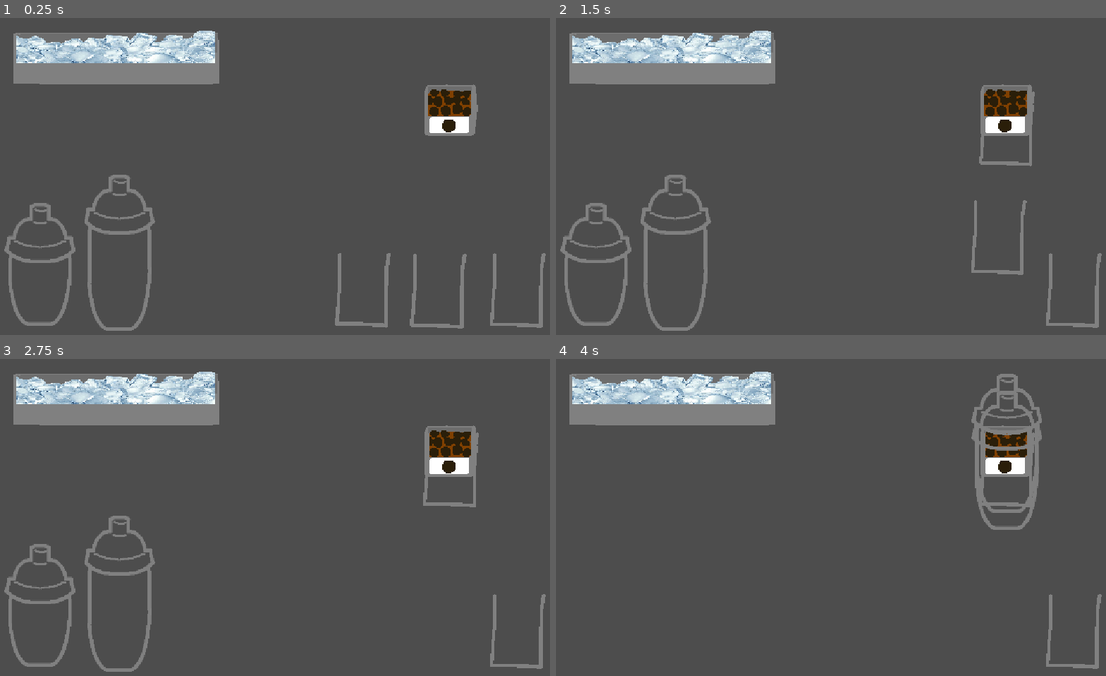
Above: before the commit, frames 1-4 (two rows, left to right).
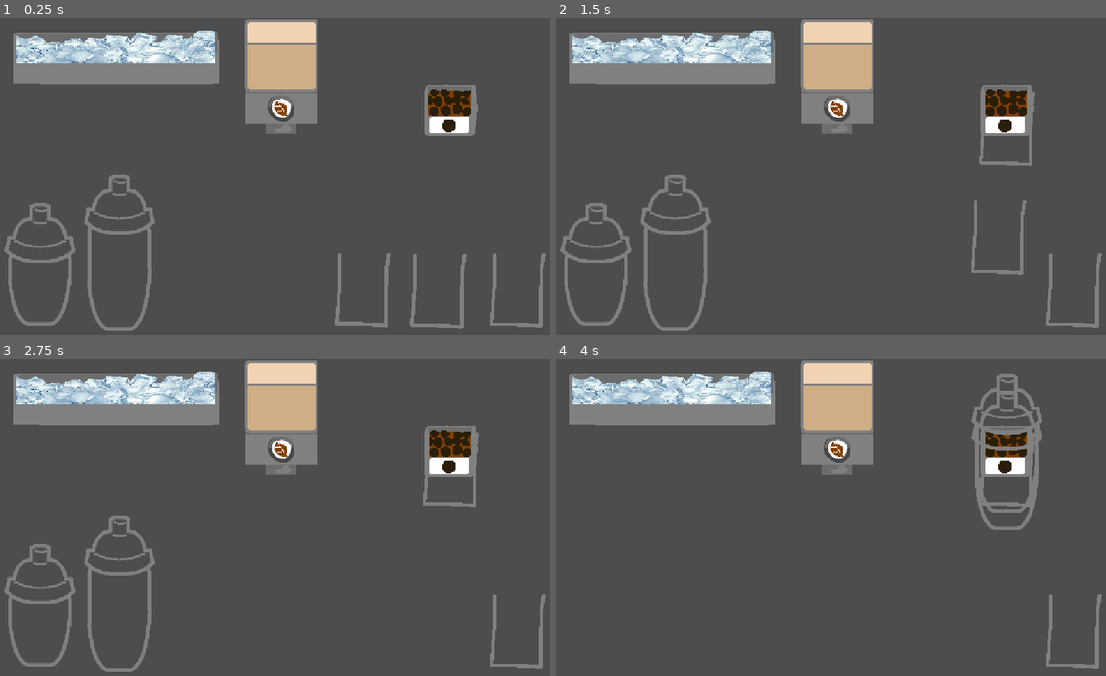
Above: after the commit, the same moments.

Repository: kimypham/bobatea
Game: Godot game, scene res://main.tscn
Two runs of this game, one before a commit and one after it. Both use one fixed random seed, a clock stepped at 60 frames per second and the inputs below.
Inputs (mouse positions are in pixels of both pictures, inside the frame that each line leads up to):
- Up to frame 1 (0.25 s): no input
- Up to frame 2 (1.5 s): tap Enter at 0.5 s; drag from (919, 271) to (1007, 109) at 0.52 s; tap Space at 1.25 s; drag from (996, 274) to (1007, 109) at 1.27 s
- Up to frame 3 (2.75 s): tap Enter at 2 s; move the mouse to (517, 612) at 2.02 s; click (517, 612) at 2.17 s
- Up to frame 4 (4 s): tap Space at 2.75 s; drag from (594, 580) to (1007, 450) at 2.77 s; tap Enter at 3.5 s; drag from (677, 580) to (1007, 450) at 3.52 s

The runs differ from the first frame. In frame 1, 4.4% of the frame differs, in the area x 44-58%, y 0-37%; in frame 2, 4.4%, in the area x 44-79%, y 0-37%; in frame 3, 4.4%; in frame 4, 4.4%.

Commit message:
create machine sprites, add snapping for machine, show pouring animation when clicking button

Diff:
--- /dev/null
+++ b/machine.gd
@@ -0,0 +1,42 @@
+extends Node2D
+
+var is_occupied := false
+
+# Pouring state
+var is_pouring := false
+var pour_height := 0.0
+const POUR_SPEED := 1500.0      # pixels per second
+const POUR_MAX_HEIGHT := 330.0 # how tall the liquid gets
+const POUR_WIDTH := 25.0       # width of the stream
+
+@onready var hitbox = $Hitbox
+
+func _ready():
+	hitbox.connect("clicked", _on_clicked)
+
+func _on_clicked():
+	is_pouring = true
+	print("is pouring")
+
+func _process(delta):
+	if is_pouring:
+		pour_height = min(pour_height + POUR_SPEED * delta, POUR_MAX_HEIGHT)
+		queue_redraw()
+
+func _draw():
+	if is_pouring or pour_height > 0:
+		var pour_origin = Vector2(0, 60)
+		var rect = Rect2(
+			pour_origin.x - POUR_WIDTH / 2,
+			pour_origin.y,
+			POUR_WIDTH,
+			pour_height
+		)
+		draw_rect(rect, Color("#D0AE84"))
+
+func _unhandled_input(event):
+	if event is InputEventMouseButton and event.button_index == MOUSE_BUTTON_LEFT and not event.pressed:
+		if is_pouring:
+			is_pouring = false
+			pour_height = 0.0
+			queue_redraw()
--- /dev/null
+++ b/machine.tscn
@@ -0,0 +1,35 @@
+[gd_scene load_steps=7 format=3 uid="uid://bxxpx6twfulea"]
+
+[ext_resource type="Texture2D" uid="uid://rfd0gscp0clx" path="res://art/machine-main.png" id="1_6a4ke"]
+[ext_resource type="Script" uid="uid://uifvw7qk55x5" path="res://machine.gd" id="1_ioi8x"]
+[ext_resource type="Texture2D" uid="uid://bb2b1p2v2872x" path="res://art/machine-button-oolong.png" id="2_q015e"]
+[ext_resource type="Texture2D" uid="uid://ccjaksvccyt0g" path="res://art/machine-container-oolong.png" id="3_loq51"]
+[ext_resource type="Script" uid="uid://vha74w1et0b0" path="res://hitbox.gd" id="4_loq51"]
+
+[sub_resource type="RectangleShape2D" id="RectangleShape2D_ioi8x"]
+size = Vector2(56, 61)
+
+[node name="Machine" type="Node2D"]
+script = ExtResource("1_ioi8x")
+
+[node name="BodySprite" type="Sprite2D" parent="."]
+texture = ExtResource("1_6a4ke")
+
+[node name="ButtonSprite" type="Sprite2D" parent="."]
+position = Vector2(0, 13)
+texture = ExtResource("2_q015e")
+
+[node name="ContainerSprite" type="Sprite2D" parent="."]
+position = Vector2(0, -95)
+texture = ExtResource("3_loq51")
+
+[node name="Hitbox" type="Area2D" parent="."]
+position = Vector2(0, 13)
+script = ExtResource("4_loq51")
+
+[node name="ButtonHitbox" type="CollisionShape2D" parent="Hitbox"]
+position = Vector2(-1, -0.5)
+shape = SubResource("RectangleShape2D_ioi8x")
+
+[node name="SnapPoint" type="Marker2D" parent="."]
+position = Vector2(1, 234)
--- a/main.tscn
+++ b/main.tscn
@@ -1,10 +1,11 @@
-[gd_scene load_steps=6 format=3 uid="uid://dneyoanlmecqq"]
+[gd_scene load_steps=7 format=3 uid="uid://dneyoanlmecqq"]
 
 [ext_resource type="PackedScene" uid="uid://vlmr0j1ad5u8" path="res://cup.tscn" id="1_ig7tw"]
 [ext_resource type="PackedScene" uid="uid://c4wqtd8g2jel5" path="res://container.tscn" id="2_0xm2m"]
 [ext_resource type="Script" uid="uid://dlsj4u6utq02v" path="res://tool_manager.gd" id="4_1bvp3"]
 [ext_resource type="PackedScene" uid="uid://clg65vd208ch1" path="res://shaker.tscn" id="5_272bh"]
 [ext_resource type="PackedScene" uid="uid://jkmymv51iir3" path="res://scoop_home.tscn" id="5_lquwl"]
+[ext_resource type="PackedScene" uid="uid://bxxpx6twfulea" path="res://machine.tscn" id="6_7mycd"]
 
 [node name="Main" type="Node"]
 
@@ -12,6 +13,7 @@
 position = Vector2(753, 554)
 
 [node name="ContainerPearl" parent="." instance=ExtResource("2_0xm2m")]
+z_index = -1
 position = Vector2(933, 188)
 
 [node name="ToolManager" type="Node" parent="."]
@@ -27,13 +29,20 @@
 visible = false
 position = Vector2(885, 303)
 
-[node name="Shaker" parent="." instance=ExtResource("5_272bh")]
+[node name="Shaker" parent="." node_paths=PackedStringArray("snap_target") instance=ExtResource("5_272bh")]
 position = Vector2(94, 502)
+snap_target = NodePath("../Machine")
 
-[node name="ShakerLarge" parent="." instance=ExtResource("5_272bh")]
+[node name="ShakerLarge" parent="." node_paths=PackedStringArray("snap_target") instance=ExtResource("5_272bh")]
 position = Vector2(256, 478)
 shaker_size = "large"
+snap_target = NodePath("../Machine")
 
 [node name="ContainerIce" parent="." instance=ExtResource("2_0xm2m")]
+z_index = -1
 position = Vector2(249, 79)
 contains = "ice"
+
+[node name="Machine" parent="." instance=ExtResource("6_7mycd")]
+z_index = -1
+position = Vector2(587, 171)
--- a/shaker.gd
+++ b/shaker.gd
@@ -34,6 +34,11 @@
 const base_y_regular = 90     # starting Y position inside the cup (adjust to sit at the bottom)
 const base_y_large = 125
 
+@export var snap_target: Node2D = null
+var snap_radius := 80.0                  # how close before it snaps (pixels)
+var is_snapped := false
+
+
 func _ready():
 	var shape = hitbox_shape.shape.duplicate()
 	hitbox_shape.shape = shape
@@ -60,6 +65,10 @@
 			# No scoop → start dragging
 			is_dragging = true
 			#mouse_offset = get_global_mouse_position() - global_position
+
+			if is_snapped:
+				is_snapped = false   # unsnap
+				snap_target.is_occupied = false
 		ToolManager.Tool.SCOOP:
 			# Scoop active → change cursor & cup sprite, no dragging
 			ToolManager.scoop_press()
@@ -75,11 +84,23 @@
 		# Stop dragging if dragging
 		if is_dragging:
 			is_dragging = false
+			_try_snap()
 
 		# Always release scoop cursor if scoop tool is active
 		var current_tool = ToolManager.current_tool
 		if current_tool != ToolManager.Tool.NONE:
 			ToolManager.scoop_release()
+
+func _try_snap():
+	if snap_target == null:
+		return
+	if snap_target.is_occupied:
+		return   # someone's already there
+	var snap_point = snap_target.get_node("SnapPoint").global_position
+	if global_position.distance_to(snap_point) <= snap_radius:
+		global_position = snap_point
+		is_snapped = true
+		snap_target.is_occupied = true
 
 func _add_scoop(ingredient: String):
 	if not ingredient_scenes.has(ingredient):
Binary file changed: art/boba-drawings.png
Binary file added: art/machine-button-oolong.png
Not shown, added: art/machine-button-oolong.png.import
Binary file added: art/machine-container-oolong.png
Not shown, added: art/machine-container-oolong.png.import
Binary file added: art/machine-main.png
Not shown, added: art/machine-main.png.import
Not shown, added: machine.gd.uid
Not shown, added: art/.DS_Store
